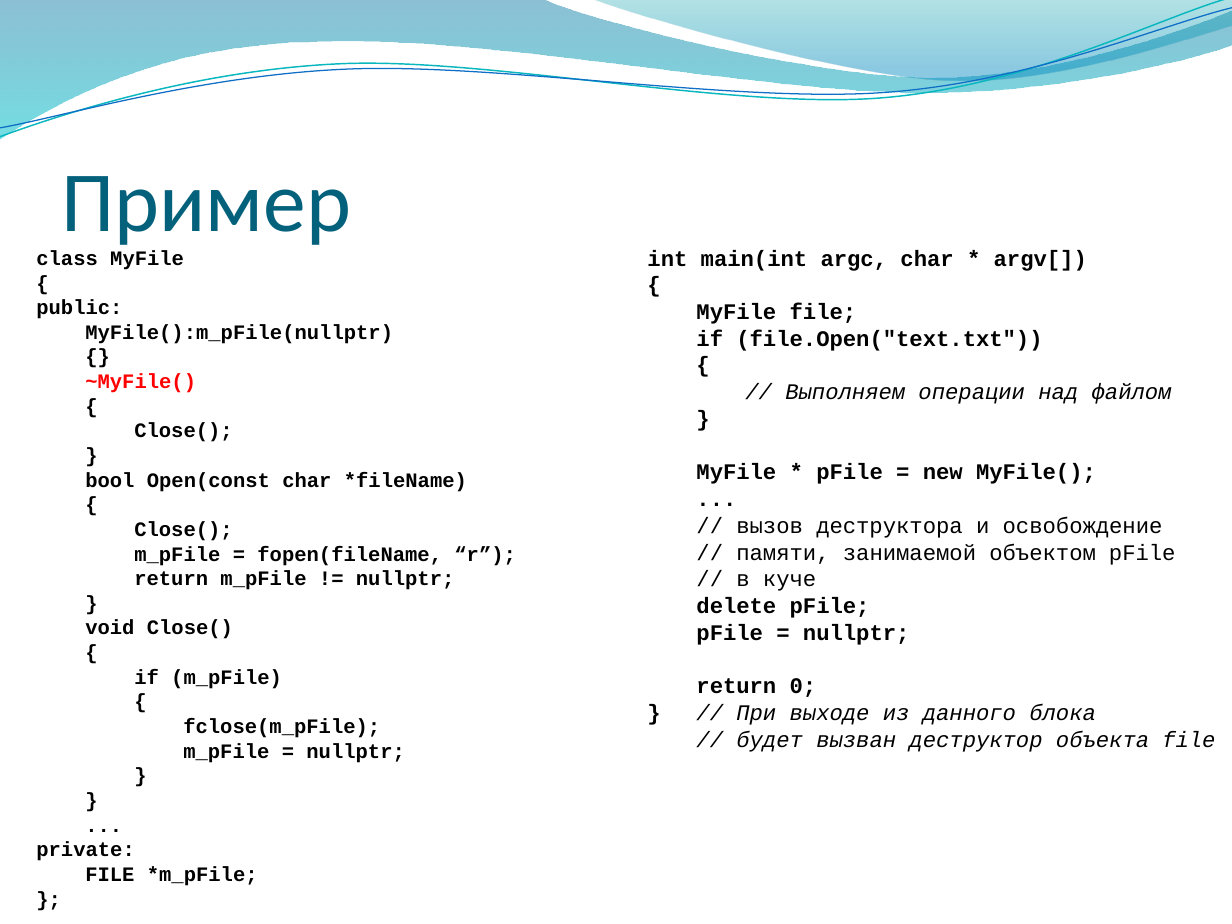
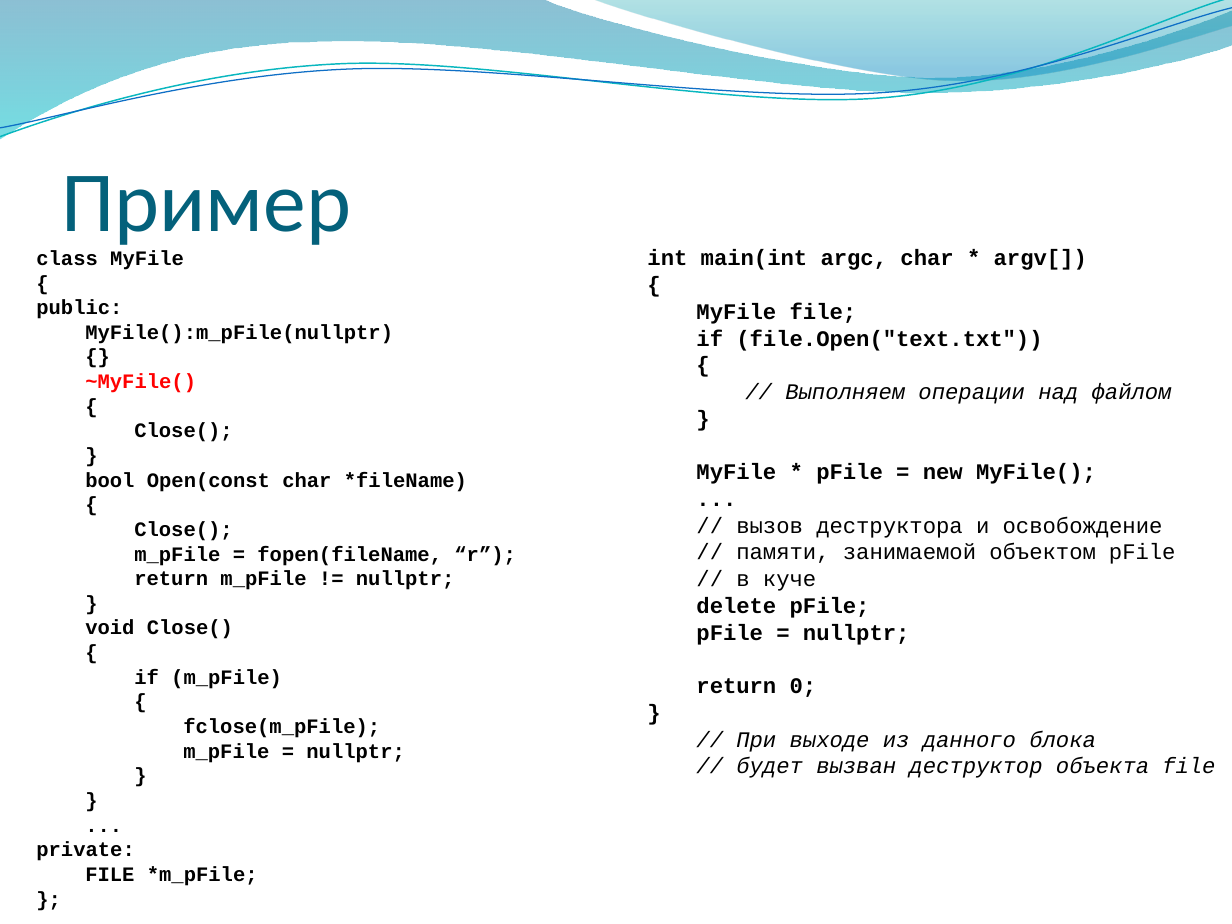
Before and after one commit to alexey-malov/oop, a slide deck: slide 50 of lectures/02/Основы ООП.pptx (slide 49 before the commit). Drawn at 1232x924 pixels with LibreOffice and Linux fonts; fonts in the diff are those of the drawing; background and template pictures are left out. Boxes give left, top, right and bottom in pixels: in the first picture for what was removed or moved away, otherwise in the second. Text is boxed around its words. In the diff, an @@ line names an element or a change of style, - is before the commit and + after.

```diff
--- a/lectures/02/Основы ООП.pptx
+++ b/lectures/02/Основы ООП.pptx
@@ text at [736,731,1096,752]: text changed @@
-} // При выходе из данного блока
+}
+// При выходе из данного блока
```
Also in this commit, not shown: 9 other slides changed, 3 slides added, 2 slides removed.
